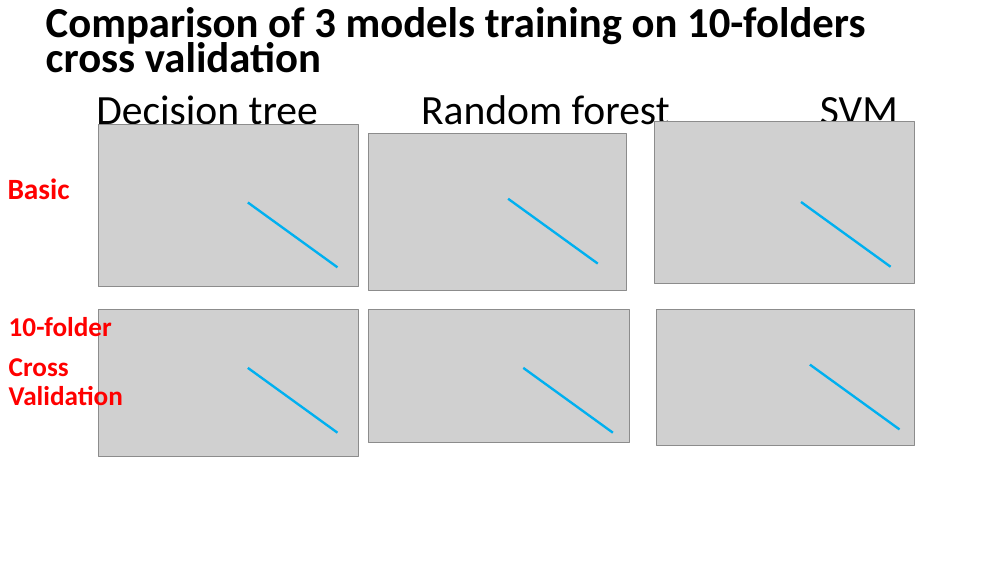
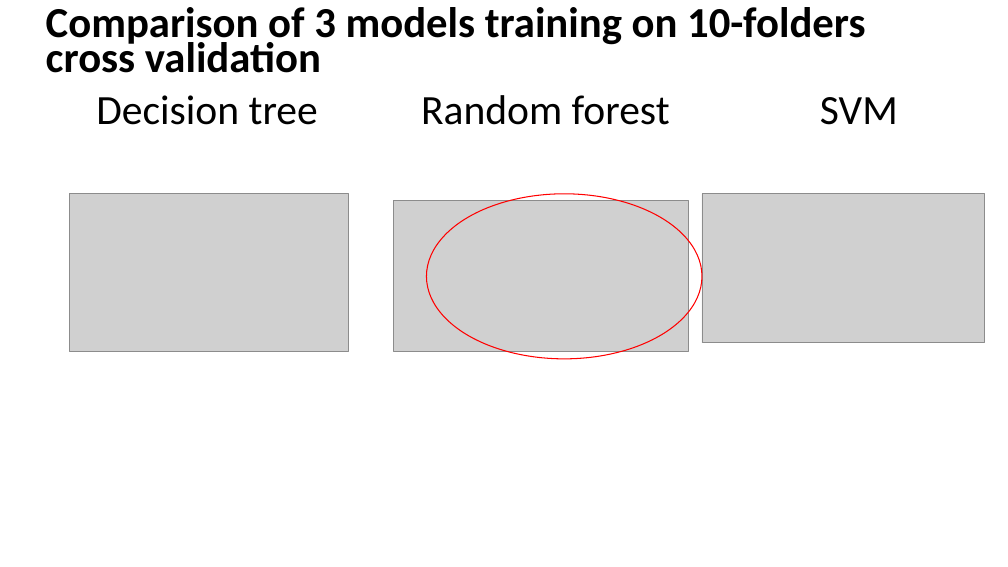
Before and after one commit to Rena-zhou/IFN702, a slide deck: slide 30 of Project presentation (presentation)- zhiying.pptx (slide 22 before the commit). Drawn at 1008x567 pixels with LibreOffice and Linux fonts; fonts in the diff are those of the drawing; grey boxes stand for pictures. Boxes give left, top, right and bottom in pixels: in the first picture for what was removed or moved away, otherwise in the second. Text is boxed around its words. In the diff, an @@ line names an element or a change of style, - is before the commit and + after.

```diff
--- a/Project presentation (presentation)- zhiying.pptx
+++ b/Project presentation (presentation)- zhiying.pptx
@@ picture removed at bbox=[98, 124, 358, 287] @@
@@ picture removed at bbox=[368, 134, 626, 290] @@
@@ picture removed at bbox=[655, 122, 915, 284] @@
@@ text removed at bbox=[8, 178, 70, 200] @@
-Basic
@@ picture: place and size @@
-picture at bbox=[98, 309, 358, 457]
+picture at bbox=[70, 194, 349, 352]
@@ line removed from (248, 203) to (337, 268) @@
@@ picture: place and size @@
-picture at bbox=[368, 309, 629, 443]
+picture at bbox=[394, 200, 689, 352]
@@ ellipse added at bbox=[426, 194, 702, 358], outline #FF0000 1 pt @@
@@ line removed from (508, 199) to (598, 264) @@
@@ picture: place and size @@
-picture at bbox=[656, 309, 914, 445]
+picture at bbox=[702, 194, 985, 343]
@@ line removed from (802, 202) to (891, 267) @@
@@ text removed at bbox=[9, 314, 123, 412] @@
-10-folder
-Cross Validation
@@ line removed from (248, 368) to (337, 433) @@
@@ line removed from (523, 368) to (613, 433) @@
@@ line removed from (810, 364) to (900, 430) @@
```
Also in this commit, not shown: 9 other slides changed, 9 slides added, 2 slides removed.
